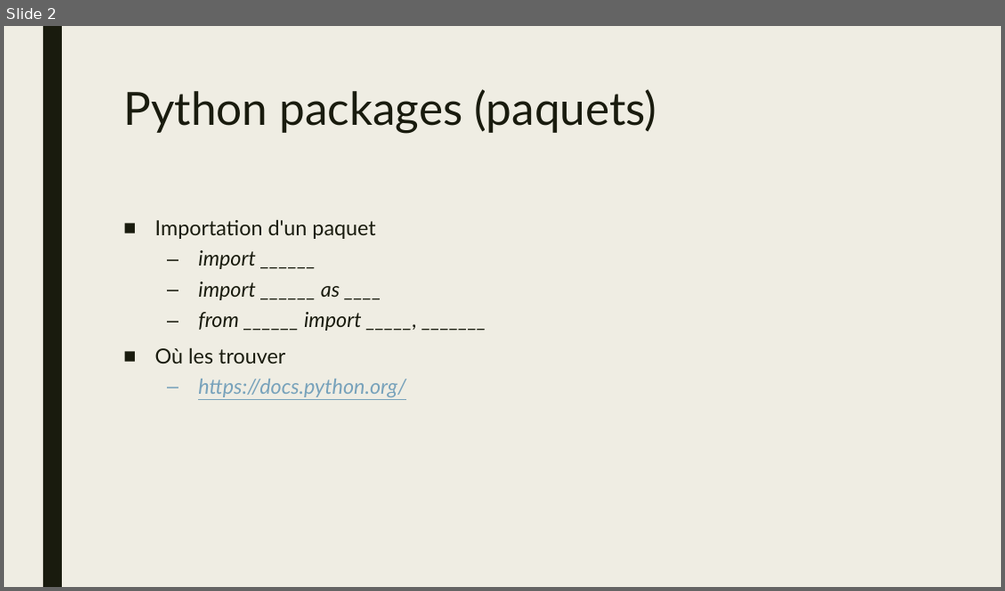
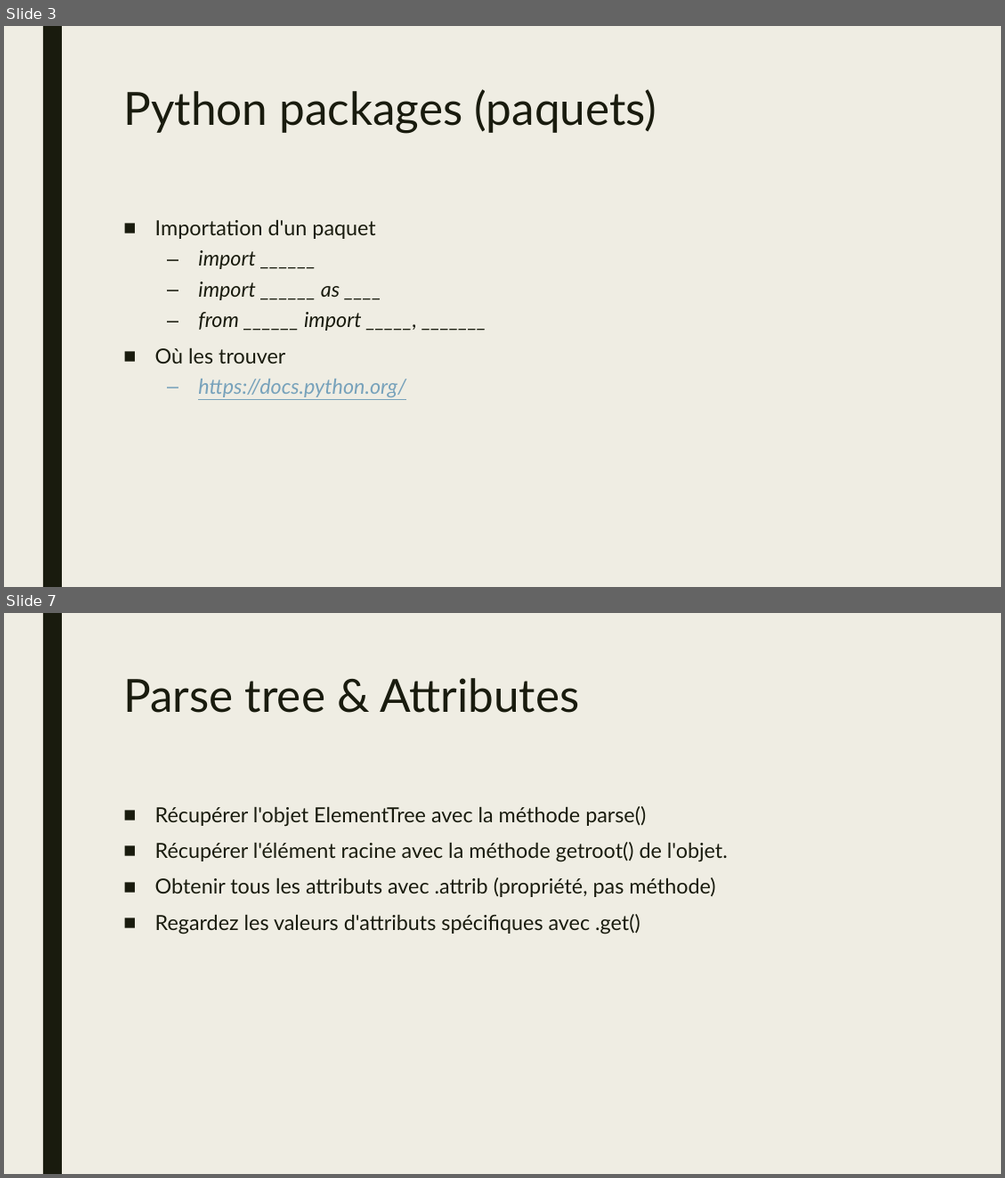
Before and after one commit to jamesgawley/xml, a slide deck: atelier_xml.pptx. Shown one above the other, each under a label of ours: slide 2 before the commit, slides 3 and 7 after it; the slides between them are not shown. The pictures are 1005x591 and 1005x1178 pixels, drawn with LibreOffice and Linux fonts; fonts in the diff are those of the drawing. Boxes give left, top, right and bottom in pixels: in the first picture for what was removed or moved away, otherwise in the second. Text is boxed around its words. In the diff, an @@ line names an element or a change of style, - is before the commit and + after.

```diff
--- a/atelier_xml.pptx
+++ b/atelier_xml.pptx
@@ slide 7 added at (4, 613, 1001, 1174), background #EFEDE3; not listed: 1 template element that a slide beside it also shows @@
@@ title added at (123, 678, 579, 713), 44 pt, text #191B0E @@
+Parse tree & Attributes
@@ text added at (155, 806, 728, 934), 20 pt, text #191B0E @@
+■ Récupérer l'objet ElementTree avec la méthode parse()
+■ Récupérer l'élément racine avec la méthode getroot() de l'objet.
+■ Obtenir tous les attributs avec .attrib (propriété, pas méthode)
+■ Regardez les valeurs d'attributs spécifiques avec .get()
@@ what was slide 2 is now slide 3 @@
```
Also in this commit, not shown: 8 other slides added, 1 slide removed, 1 other file.
